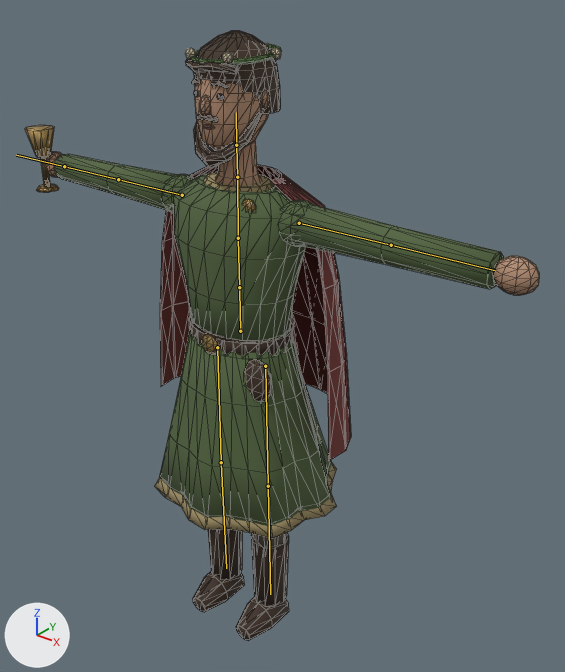
Two versions of the glTF model modelos/novio.glb, one commit apart.
One viewpoint serves both versions: a 50 mm lens placed at (1.313, -1.457, 1.933), pointed at (0.111, 0.046, 1.002). The lights are fixed; the arrows at lower left show +X, +Y and +Z. The picture after the commit comes second. The bones that change, and the others that lie on the model, are drawn over the model as lines. Mesh edges are drawn as thin lines.

Objects in the first picture: 'Novio'.
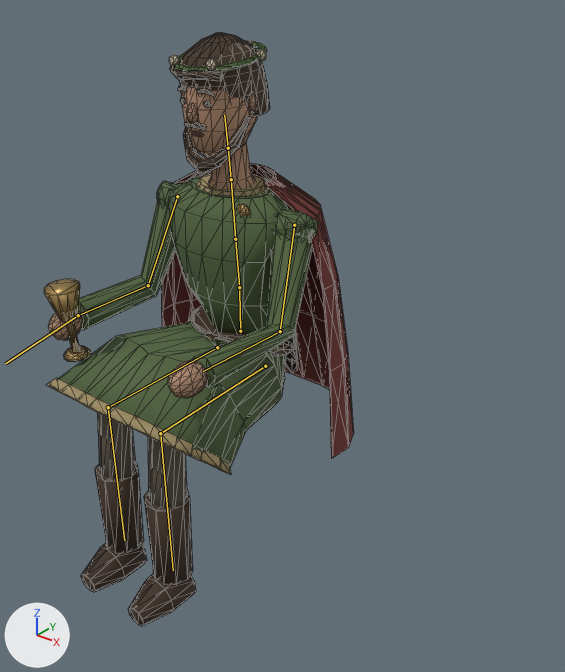
The newer file adds an action. The first version stands in its rest pose; the second is drawn at frame 48 of the action 'sentado'.

Where the change shows, as pixel boxes (x1, y1, x2, y2) in the pictures (565 x 672 px):
```json
{"object": "Novio", "change": "posed", "before": [25, 30, 540, 641], "after": [44, 32, 354, 626], "on screen": "40% narrower"}
{"bone": "espalda", "before": "(239, 287) to (238, 238)", "after": "(239, 287) to (235, 239)"}
{"bone": "pecho", "before": "(238, 238) to (237, 177)", "after": "(235, 239) to (231, 179)"}
{"bone": "brazoD", "before": "(182, 195) to (118, 179)", "after": "(177, 196) to (148, 285)"}
{"bone": "antebrazoD", "before": "(118, 179) to (64, 166)", "after": "(148, 285) to (78, 315)"}
{"bone": "manoD", "before": "(64, 166) to (16, 155)", "after": "(78, 315) to (5, 363)"}
{"bone": "brazoI", "before": "(299, 223) to (391, 245)", "after": "(294, 225) to (280, 331)"}
{"bone": "antebrazoI", "before": "(391, 245) to (495, 270)", "after": "(280, 331) to (203, 371)"}
{"bone": "musloD", "before": "(217, 347) to (221, 462)", "after": "(217, 347) to (108, 407)"}
{"bone": "espinillaD", "before": "(221, 462) to (226, 568)", "after": "(108, 407) to (124, 540)"}
{"bone": "musloI", "before": "(265, 366) to (268, 486)", "after": "(265, 366) to (160, 433)"}
{"bone": "espinillaI", "before": "(268, 486) to (270, 594)", "after": "(160, 433) to (173, 570)"}
```

The change, as JSON lines over the scene's bpy script:
```json
{"block": "bone_espalda", "where": "bone_espalda = bpy.data.objects['Esqueleto'].pose.bones['espalda']  # child of 'cadera'"}
{"op": "set", "path": "bone_espalda.rotation_quaternion", "old": "(1.0, 0.0, 0.0, 0.0)", "new": "(0.999, 0.035, 0.0, 0.0)", "note": "degrees (0, 0, 0) -> degrees (4, 0, 0)"}
{"block": "bone_pecho", "where": "bone_pecho = bpy.data.objects['Esqueleto'].pose.bones['pecho']  # child of 'espalda'"}
{"op": "set", "path": "bone_pecho.rotation_quaternion", "old": "(1.0, 0.0, 0.0, 0.0)", "new": "(1.0, 0.013, 0.0, 0.0)", "note": "degrees (0, 0, 0) -> degrees (1, 0, 0)"}
{"block": "bone_brazod", "where": "bone_brazod = bpy.data.objects['Esqueleto'].pose.bones['brazoD']  # child of 'pecho'"}
{"op": "set", "path": "bone_brazod.rotation_quaternion", "old": "(1.0, 0.0, 0.0, 0.0)", "new": "(-0.758, 0.58, 0.0, -0.297)", "note": "degrees (0, 0, 0) -> degrees (-70, 20, 29)"}
{"block": "bone_antebrazod", "where": "bone_antebrazod = bpy.data.objects['Esqueleto'].pose.bones['antebrazoD']  # child of 'brazoD'"}
{"op": "set", "path": "bone_antebrazod.rotation_quaternion", "old": "(1.0, 0.0, 0.0, 0.0)", "new": "(0.694, 0.455, -0.44, 0.342)", "note": "degrees (0, 0, 0) -> degrees (59, -67, 11)"}
{"block": "bone_manod", "where": "bone_manod = bpy.data.objects['Esqueleto'].pose.bones['manoD']  # child of 'antebrazoD'"}
{"op": "set", "path": "bone_manod.rotation_quaternion", "old": "(1.0, 0.0, 0.0, 0.0)", "new": "(0.995, -0.047, 0.056, 0.064)", "note": "degrees (0, 0, 0) -> degrees (-5, 7, 7)"}
{"block": "bone_brazoi", "where": "bone_brazoi = bpy.data.objects['Esqueleto'].pose.bones['brazoI']  # child of 'pecho'"}
{"op": "set", "path": "bone_brazoi.rotation_quaternion", "old": "(1.0, 0.0, 0.0, 0.0)", "new": "(-0.749, 0.59, 0.0, 0.302)", "note": "degrees (0, 0, 0) -> degrees (-71, -21, -29)"}
{"block": "bone_antebrazoi", "where": "bone_antebrazoi = bpy.data.objects['Esqueleto'].pose.bones['antebrazoI']  # child of 'brazoI'"}
{"op": "set", "path": "bone_antebrazoi.rotation_quaternion", "old": "(1.0, 0.0, 0.0, 0.0)", "new": "(0.707, 0.428, 0.445, -0.345)", "note": "degrees (0, 0, 0) -> degrees (51, 68, -16)"}
{"block": "bone_muslod", "where": "bone_muslod = bpy.data.objects['Esqueleto'].pose.bones['musloD']  # child of 'cadera'"}
{"op": "set", "path": "bone_muslod.rotation_quaternion", "old": "(1.0, 0.0, 0.0, 0.0)", "new": "(-0.719, 0.695, -0.009, -0.009)", "note": "degrees (0, 0, 0) -> degrees (-88, 1, 0)"}
{"block": "bone_espinillad", "where": "bone_espinillad = bpy.data.objects['Esqueleto'].pose.bones['espinillaD']  # child of 'musloD'"}
{"op": "set", "path": "bone_espinillad.rotation_quaternion", "old": "(1.0, 0.0, 0.0, 0.0)", "new": "(0.719, 0.695, 0.0, 0.0)", "note": "degrees (0, 0, 0) -> degrees (88, 0, 0)"}
{"block": "bone_musloi", "where": "bone_musloi = bpy.data.objects['Esqueleto'].pose.bones['musloI']  # child of 'cadera'"}
{"op": "set", "path": "bone_musloi.rotation_quaternion", "old": "(1.0, 0.0, 0.0, 0.0)", "new": "(-0.719, 0.695, 0.009, 0.009)", "note": "degrees (0, 0, 0) -> degrees (-88, -1, 0)"}
{"block": "bone_espinillai", "where": "bone_espinillai = bpy.data.objects['Esqueleto'].pose.bones['espinillaI']  # child of 'musloI'"}
{"op": "set", "path": "bone_espinillai.rotation_quaternion", "old": "(1.0, 0.0, 0.0, 0.0)", "new": "(0.719, 0.695, 0.0, 0.0)", "note": "degrees (0, 0, 0) -> degrees (88, 0, 0)"}
```
